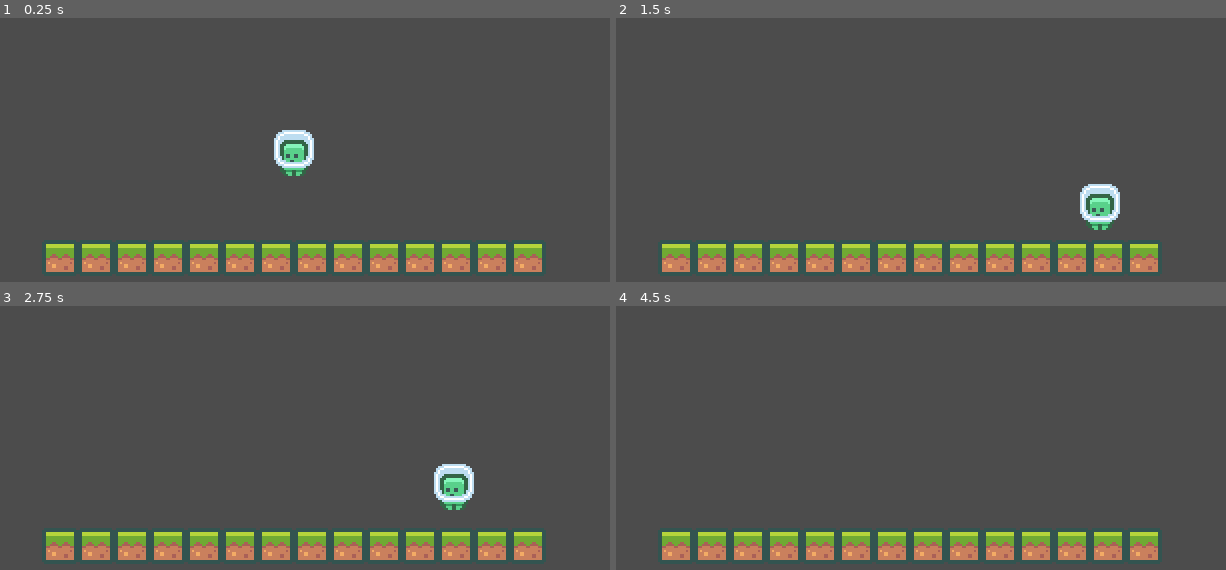
Above: before the commit, frames 1-4 (two rows, left to right).
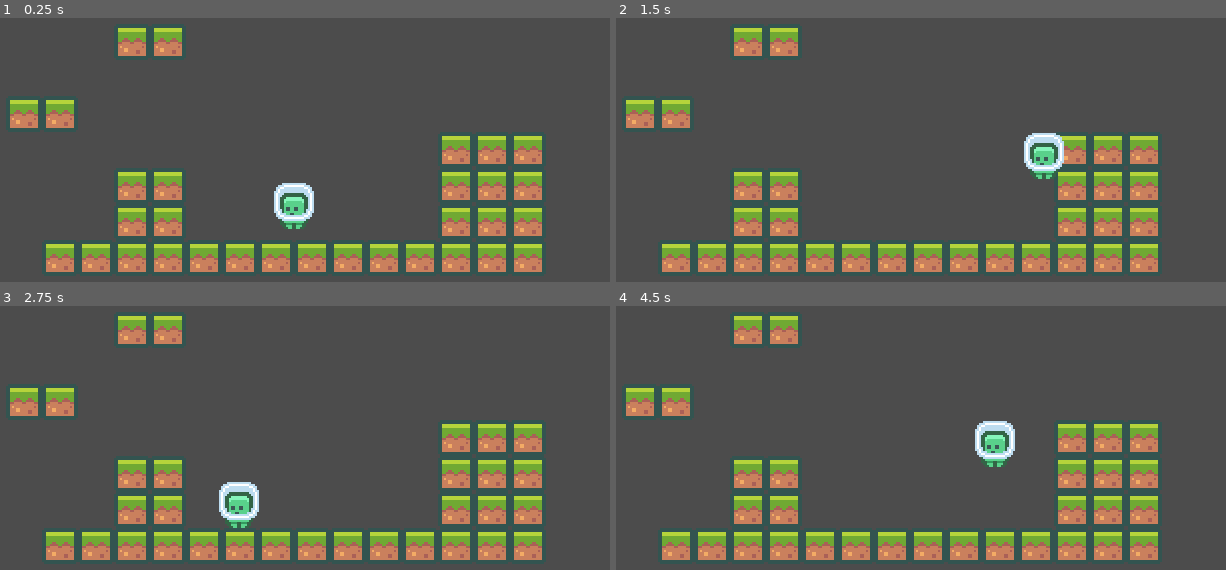
Above: after the commit, the same moments.

Repository: heartyhardy/2d_platformer_udemy
Game: Godot game, scene res://Scenes/main.tscn
Two runs of this game, one before a commit and one after it. Both use one fixed random seed, a clock stepped at 60 frames per second and the inputs below.
Inputs:
- Up to frame 1 (0.25 s): no input
- Up to frame 2 (1.5 s): hold Space (jump) 0.53-1.28 s; hold D (move_right) from 0.53 s (still down); tap Space (jump) at 1.35 s
- Up to frame 3 (2.75 s): tap Space (jump) at 1.52, 1.82 s; release D (move_right) at 2.03 s; hold A (move_left) from 2.03 s (still down); hold Space (jump) from 2.03 s (still down)
- Up to frame 4 (4.5 s): release A (move_left) at 2.78 s; release Space (jump) at 2.78 s; hold D (move_right) 2.78-4.28 s; tap Space (jump) at 2.85, 3.02, 3.32, 4.35 s; hold Space (jump) 3.53-4.28 s; tap Enter at 4.25 s; hold A (move_left) from 4.28 s (still down)

The runs differ from the first frame. In frame 1, 15% of the frame differs, in the area x 0-90%, y 2-85%; in frame 2, 14%; in frame 3, 14%; in frame 4, 14%.

Commit message:
Added fluid controls

Diff:
--- a/Scenes/Player.gd
+++ b/Scenes/Player.gd
@@ -1,8 +1,17 @@
+# Always go for tight jump and move speeds
+# 2-3 frames of acceleration is enough
+# Best thing to do when jump is floaty, dramatically increase Gravity and Jump Speed
+# Use frame rate independant lerping
+# Jump should be around 3 tiles of height
+# To obtain variable jump, increase gravity by a jump multiplier
+
 extends KinematicBody2D
 
-const gravity = 300
-const max_x_speed = 100
-const max_jump_speed = 150
+const gravity = 1100
+const max_x_speed = 140
+const max_x_acceleration = 2000
+const max_jump_speed = 380
+const jump_multiplier = 4
 
 var velocity = Vector2.ZERO
 
@@ -18,8 +27,16 @@
 
 	if(move_vec.y < 0 && is_on_floor()):
 		velocity.y = move_vec.y  * max_jump_speed
-	velocity.x = move_vec.x * max_x_speed
 
-	velocity.y += gravity * delta
+	velocity.x += move_vec.x * max_x_acceleration * delta
+	if(move_vec.x == 0):
+		velocity.x = lerp(0, velocity.x, pow(2, -50 * delta))
+
+	velocity.x = clamp(velocity.x, -max_x_speed, max_x_speed)
+
+	if(velocity.y < 0 && !Input.is_action_pressed("jump")):
+		velocity.y += gravity * jump_multiplier * delta
+	else:
+		velocity.y += gravity * delta
 
 	velocity = move_and_slide(velocity, Vector2.UP)
--- a/Scenes/main.tscn
+++ b/Scenes/main.tscn
@@ -13,7 +13,7 @@
 tile_set = ExtResource( 1 )
 cell_size = Vector2( 18, 18 )
 format = 1
-tile_data = PoolIntArray( 262137, 0, 0, 262138, 0, 0, 262139, 0, 0 …(156 unchanged characters)…
+tile_data = PoolIntArray( -131077, 0, 0, -131076, 0, 0, -8, 0, 0, -7, 0, 0, 4, 0, 0, 5, 0, 0, 6, 0, 0, 131067, 0, 0, 131068, 0, 0, 65540, 0, 0, 65541, 0, 0, 65542, 0, 0, 196603, 0, 0, 196604, 0, 0, 131076, 0, 0, 131077, 0, 0, 131078, 0, 0, 262137, 0, 0, 262138, 0, 0, 262139, 0, 0 …(156 unchanged characters)…
 
 [node name="Player" type="KinematicBody2D" parent="."]
 script = ExtResource( 3 )
